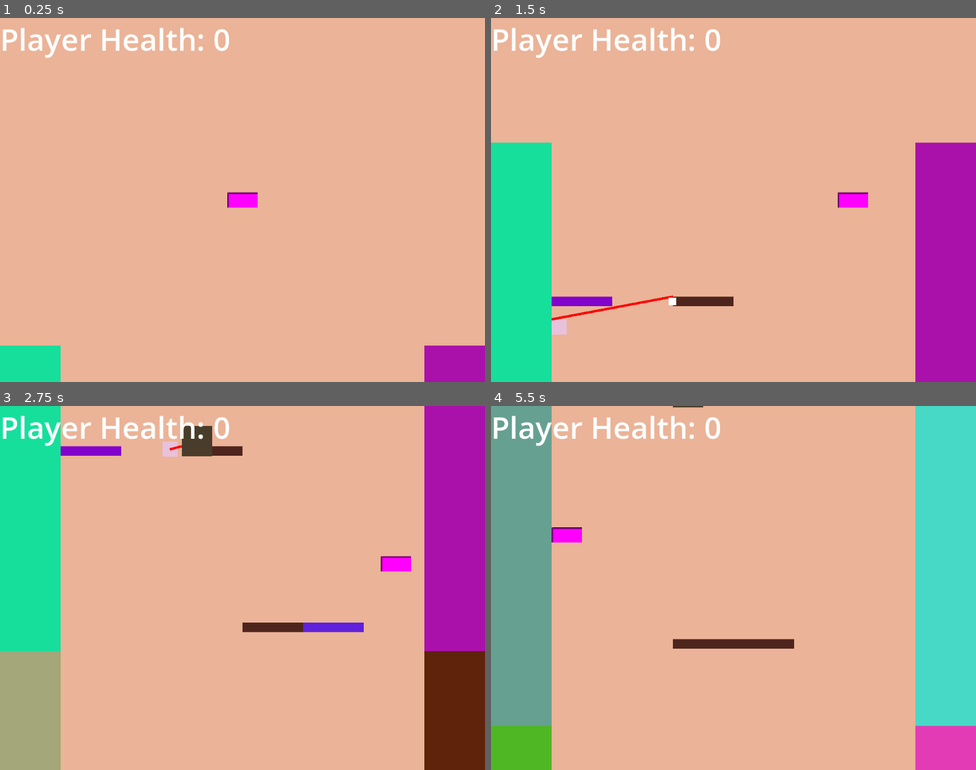
Above: before the commit, frames 1-4 (two rows, left to right).
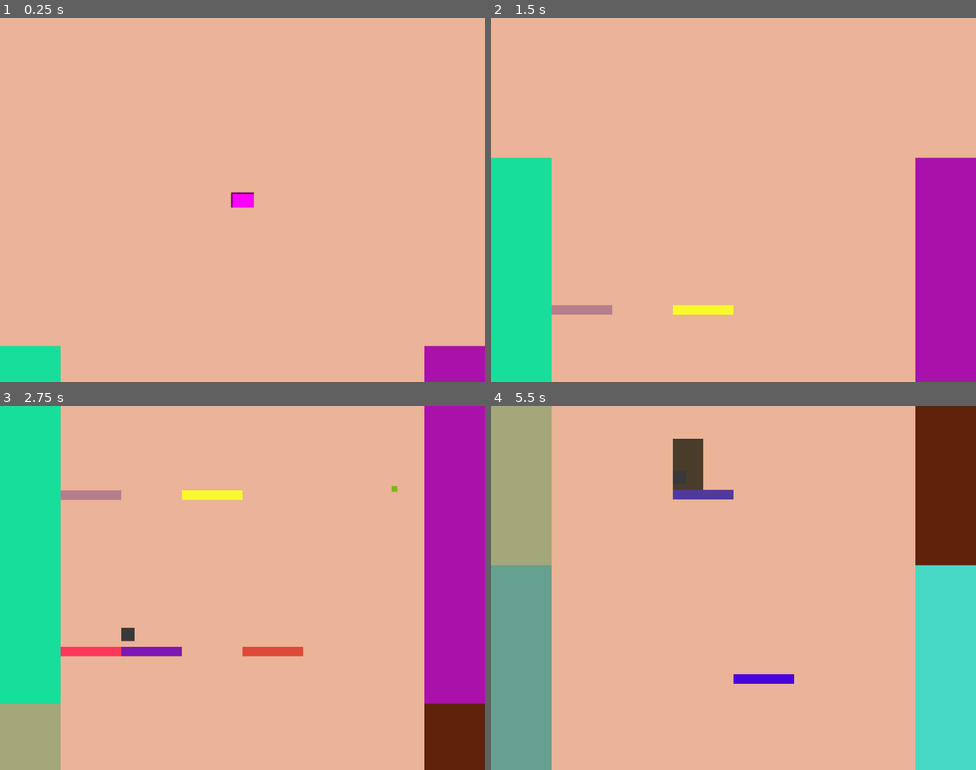
Above: after the commit, the same moments.

Repository: xepewout/momma-im-home
Game: Godot game, scene res://main.tscn
Two runs of this game, one before a commit and one after it. Both use one fixed random seed, a clock stepped at 60 frames per second and the inputs below.
Inputs:
- Up to frame 1 (0.25 s): no input
- Up to frame 2 (1.5 s): hold D (MOVE_RIGHT) 0.53-1.28 s; hold A (MOVE_LEFT) from 1.28 s (still down)
- Up to frame 3 (2.75 s): release A (MOVE_LEFT) at 2.03 s; hold D (MOVE_RIGHT) from 2.03 s (still down)
- Up to frame 4 (5.5 s): release D (MOVE_RIGHT) at 3.53 s; hold A (MOVE_LEFT) from 3.53 s (still down)

The runs differ from the first frame. In frame 1, 1.2% of the frame differs, in the area x 0-100%, y 2-91%; in frame 2, 4.0%; in frame 3, 8.6%; in frame 4, 17%, in the area x 0-100%, y 0-100%.

Commit message:
Ian Commit
-did some tweaking for fun and difficulty

Diff:
--- a/fly.gd
+++ b/fly.gd
@@ -21,5 +21,5 @@
 	pea = PEA.instantiate()
 	add_child(pea)
 	player = get_tree().get_nodes_in_group("player")
-	if(player[0] and player[0].name == ("Player")):
+	if(player and player[0].name == ("Player")):
 		peaTargetPos = player[0].position - position
--- a/main.gd
+++ b/main.gd
@@ -6,11 +6,11 @@
 const SPIDER = preload("res://spider.tscn")
 const FLY = preload("res://fly.tscn")
 const DIRT = preload("res://dirt.tscn")
-const FAN = preload("res://fan.tscn")
+#const FAN = preload("res://fan.tscn")
 var secondToLastPlatform
 var lastPlatform
-var accel = .8
-var max_speed = 10
+var accel = .33
+var max_speed = 12
 
 
 # Called when the node enters the scene tree for the first time.
@@ -71,9 +71,10 @@
 
 
 func _on_obstacle_timer_timeout() -> void:
+	$ObstacleTimer.wait_time = $ObstacleTimer.wait_time
 	_spawnObstacle()
-	var doClump = randi_range(0,1)
-	if(doClump):
+	var doClump = randf()
+	if(doClump < .25):
 		var spawn = Vector2(128 + 128 * randi_range(0,4),768)
 		_spawnObstacle(spawn)
 		_spawnObstacle(spawn + Vector2(128,0))
@@ -86,14 +87,14 @@
 		_spawnFly()
 	elif doEnemy < .75:
 		_spawnDirt()
-	elif doEnemy < 1:
-		_spawnFan()
+	#elif doEnemy < 1:
+		#_spawnFan()
 
-func _spawnFan():
-	var fan = FAN.instantiate()
-	add_child(fan)
-	var fanPos = randi_range(0,5)
-	fan.position = Vector2(128 + 128 * fanPos, 660)
+#func _spawnFan():
+	#var fan = FAN.instantiate()
+	#add_child(fan)
+	#var fanPos = randi_range(0,5)
+	#fan.position = Vector2(128 + 128 * fanPos, 660)
 
 func _spawnDirt():
 	var dirt = DIRT.instantiate()
@@ -107,6 +108,7 @@
 	fly._firePea()
 
 func _playerHit():
+	print("player hita")
 	#$HUD.updateHealth()
 	pass
 
--- a/main.tscn
+++ b/main.tscn
@@ -33,6 +33,7 @@
 shape = SubResource("RectangleShape2D_0xm2m")
 
 [node name="HUD" parent="." instance=ExtResource("2_0xm2m")]
+visible = false
 
 [connection signal="area_entered" from="WallSpawn" to="." method="_on_wall_spawn_area_entered"]
 [connection signal="area_exited" from="WallSpawn" to="." method="_on_wall_spawn_area_exited"]
--- a/platform.gd
+++ b/platform.gd
@@ -4,23 +4,15 @@
 
 # Called when the node enters the scene tree for the first time.
 func _ready() -> void:
-	#$ColorRect.color = Color(randf(), randf(), randf())
-	var isSpikyChance = randf()
-	if isSpikyChance < .75:
-		_addSpikes()
+	$ColorRect.color = Color(randf(), randf(), randf())
+	#var isSpikyChance = randf()
+	#if isSpikyChance < .75:
+		#_addSpikes()
+
 
 func _process(_delta: float) -> void:
 	position.y -= Global.game_speed
 
-
-func _on_body_entered(body: Node2D) -> void:
-	if body.name == "Player" and !isSpiky:
-		pass
-
-func _on_body_exited(body: Node2D) -> void:
-	if body.name == "Player" and !isSpiky:
-		pass
-
-func _addSpikes():
-	isSpiky = true
-	$ColorRect.color = Color(randf(), randf(), randf())
+#func _addSpikes():
+	#isSpiky = true
+	#$ColorRect.color = Color(randf(), randf(), randf())
--- a/platform.tscn
+++ b/platform.tscn
@@ -8,7 +8,7 @@
 [sub_resource type="RectangleShape2D" id="RectangleShape2D_mi635"]
 size = Vector2(128, 30)
 
-[node name="Platform" type="Area2D"]
+[node name="Platform" type="Area2D" groups=["spikes"]]
 script = ExtResource("1_mi635")
 
 [node name="Hitbox" type="StaticBody2D" parent="."]
@@ -25,6 +25,3 @@
 [node name="CollisionShape2D" type="CollisionShape2D" parent="."]
 position = Vector2(64, 5)
 shape = SubResource("RectangleShape2D_mi635")
-
-[connection signal="body_entered" from="." to="." method="_on_body_entered"]
-[connection signal="body_exited" from="." to="." method="_on_body_exited"]
--- a/player.gd
+++ b/player.gd
@@ -15,9 +15,9 @@
 	if wind:
 		direction = windDirection
 	if direction:
-		velocity.x = direction * SPEED
+		velocity.x = direction * SPEED * (Global.game_speed / (Global.game_speed - 1))
 	else:
-		velocity.x = move_toward(velocity.x, 0, SPEED)
+		velocity.x = move_toward(velocity.x, 0, SPEED * (Global.game_speed / (Global.game_speed - 1)))
 
 	move_and_slide()
 
@@ -26,9 +26,9 @@
 	if area.is_in_group("enemy"):
 		playerHealth -= 1
 		hit.emit()
-		if playerHealth == 0:
-			dead.emit()
-			self.queue_free()
+	if area.is_in_group("spikes") or playerHealth == 0:
+		dead.emit()
+		self.queue_free()
 
 
 func _applyWind(direction: float):
--- a/player.tscn
+++ b/player.tscn
@@ -4,10 +4,10 @@
 
 [sub_resource type="CapsuleShape2D" id="CapsuleShape2D_sh265"]
 radius = 16.0
-height = 64.0
+height = 48.0
 
 [sub_resource type="PlaceholderTexture2D" id="PlaceholderTexture2D_4flbx"]
-size = Vector2(64, 32)
+size = Vector2(48, 32)
 
 [node name="Player" type="CharacterBody2D" groups=["player"]]
 script = ExtResource("1_4flbx")
--- a/project.godot
+++ b/project.godot
@@ -31,6 +31,7 @@
 wall=""
 enemy=""
 player=""
+spikes=""
 
 [input]
 
